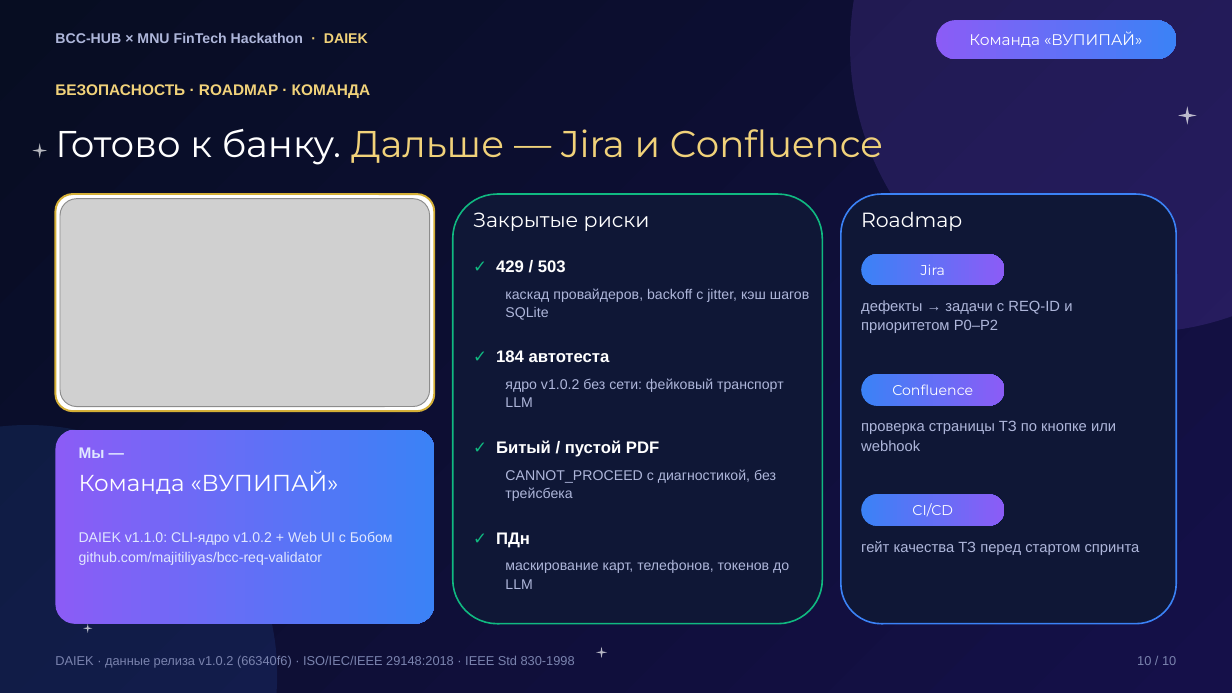
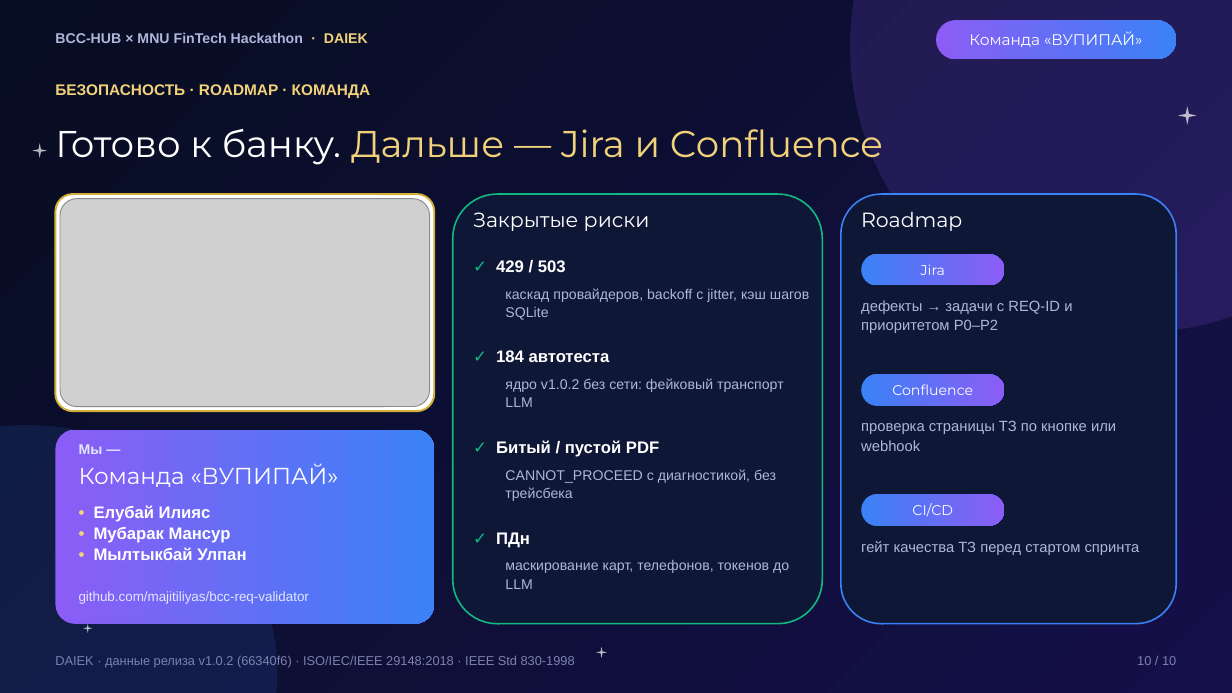
Before and after one commit to majitiliyas/bcc-req-validator, a slide deck: slide 10 of presentation/DAIEK_WoopiePie_BCC_Hackathon.pptx. Drawn at 1232x693 pixels with LibreOffice and Linux fonts; fonts in the diff are those of the drawing; grey boxes stand for pictures. Boxes give left, top, right and bottom in pixels: in the first picture for what was removed or moved away, otherwise in the second. Text is boxed around its words. In the diff, an @@ line names an element or a change of style, - is before the commit and + after.

```diff
--- a/presentation/DAIEK_WoopiePie_BCC_Hackathon.pptx
+++ b/presentation/DAIEK_WoopiePie_BCC_Hackathon.pptx
@@ text "Мы —" at (79, 444, 103, 454): size 12 to 11 pt @@
@@ text "Команда «ВУПИПАЙ»": place and size @@
-text "Команда «ВУПИПАЙ»" at (79, 470, 339, 494)
+text "Команда «ВУПИПАЙ»" at (79, 463, 339, 487)
@@ text at (94, 505, 246, 560): text changed; size 11 to 13 pt; text colour #E0E7FF to #FFFFFF; bold on @@
-DAIEK v1.1.0: CLI-ядро v1.0.2 + Web UI с Бобом
-github.com/majitiliyas/bcc-req-validator
+• Елубай Илияс
+• Мубарак Мансур
+• Мылтыкбай Улпан
@@ text added at (79, 591, 309, 604), 10.5 pt, text #E0E7FF @@
+github.com/majitiliyas/bcc-req-validator
```
Also in this commit, not shown: 3 other files.
